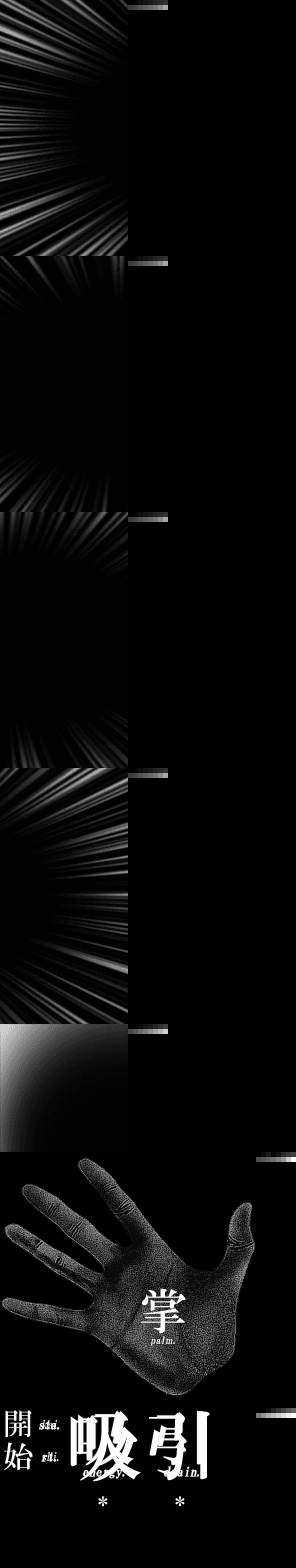
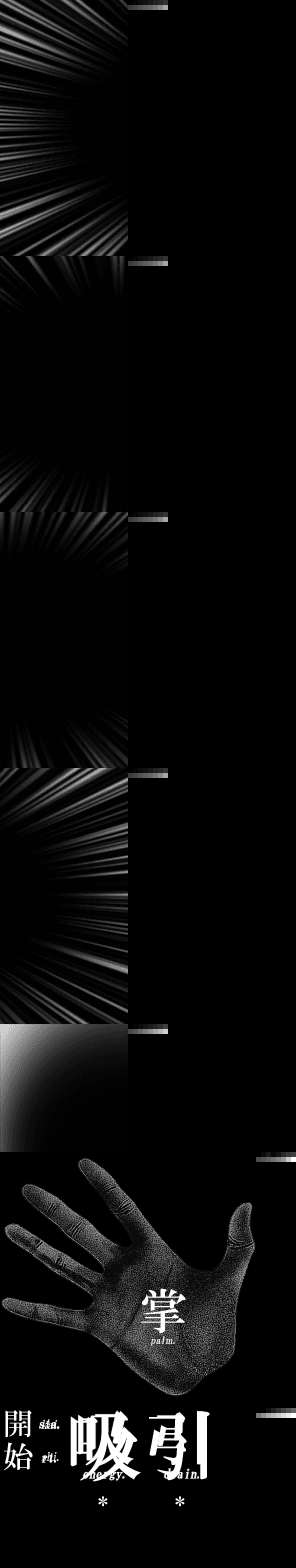
Layers edited between the first and the second 296 × 1568 image:
painted on "引 drain." over <box>164,1466,199,1479</box>
painted on "吸 energy." over <box>83,1469,125,1481</box>
painted on "sta. rt." over <box>39,1419,60,1463</box>
